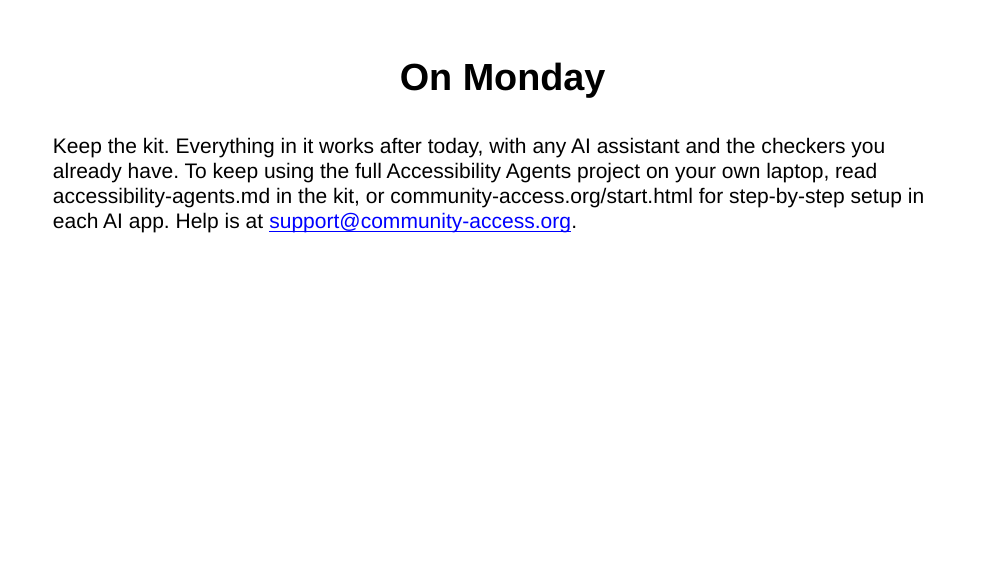
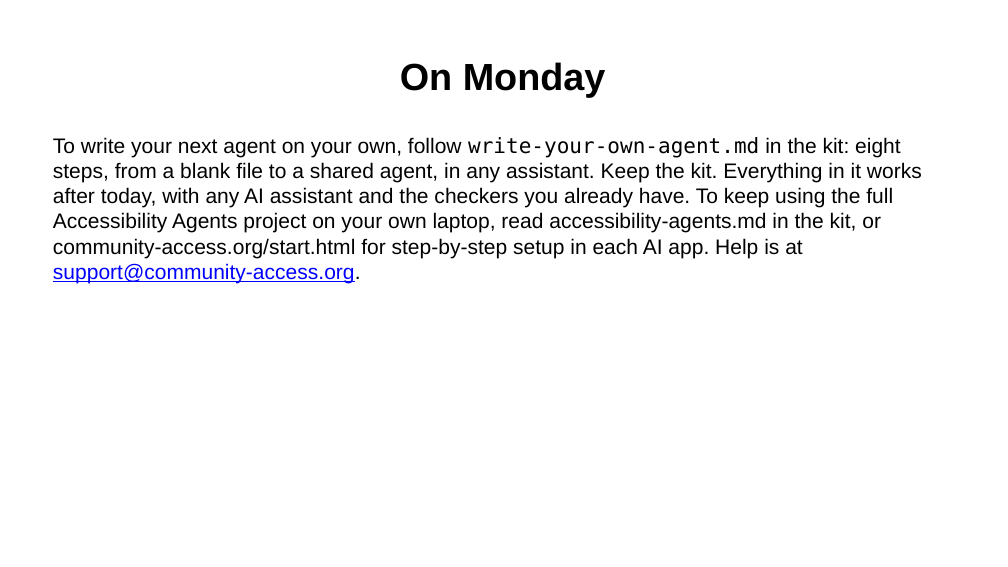
Before and after one commit to Community-Access/glow, a slide deck: slide 13 of docs/ahg-2026/kit/step-cards/7-take-it-home.pptx. Drawn at 1008x567 pixels with LibreOffice and Linux fonts; fonts in the diff are those of the drawing. Boxes give left, top, right and bottom in pixels: in the first picture for what was removed or moved away, otherwise in the second. Text is boxed around its words. In the diff, an @@ line names an element or a change of style, - is before the commit and + after.

```diff
--- a/docs/ahg-2026/kit/step-cards/7-take-it-home.pptx
+++ b/docs/ahg-2026/kit/step-cards/7-take-it-home.pptx
@@ text at (x1=53, y1=137, x2=922, y2=283): text changed @@
-Keep the kit. Everything in it works after today, with any AI assistant and the checkers you already have. To keep using the full Accessibility Agents project on your own laptop, read accessibility-agents.md in the kit, or community-access.org/start.html for step-by-step setup in each AI app. Help is at support@community-access.org.
+To write your next agent on your own, follow write-your-own-agent.md in the kit: eight steps, from a blank file to a shared agent, in any assistant. Keep the kit. Everything in it works after today, with any AI assistant and the checkers you already have. To keep using the full Accessibility Agents project on your own laptop, read accessibility-agents.md in the kit, or community-access.org/start.html for step-by-step setup in each AI app. Help is at support@community-access.org.
```
Also in this commit, not shown: 28 other files.
